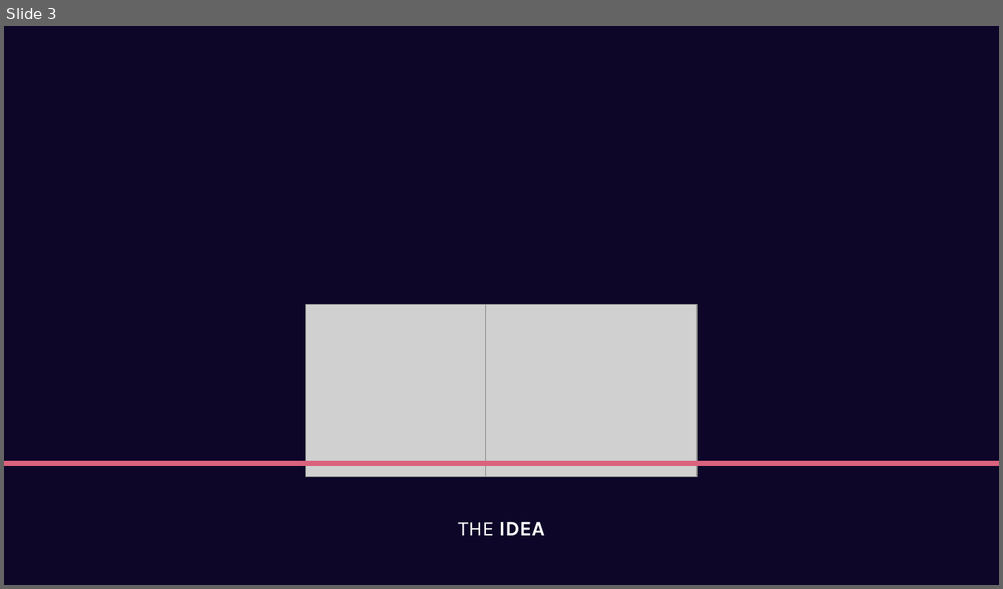
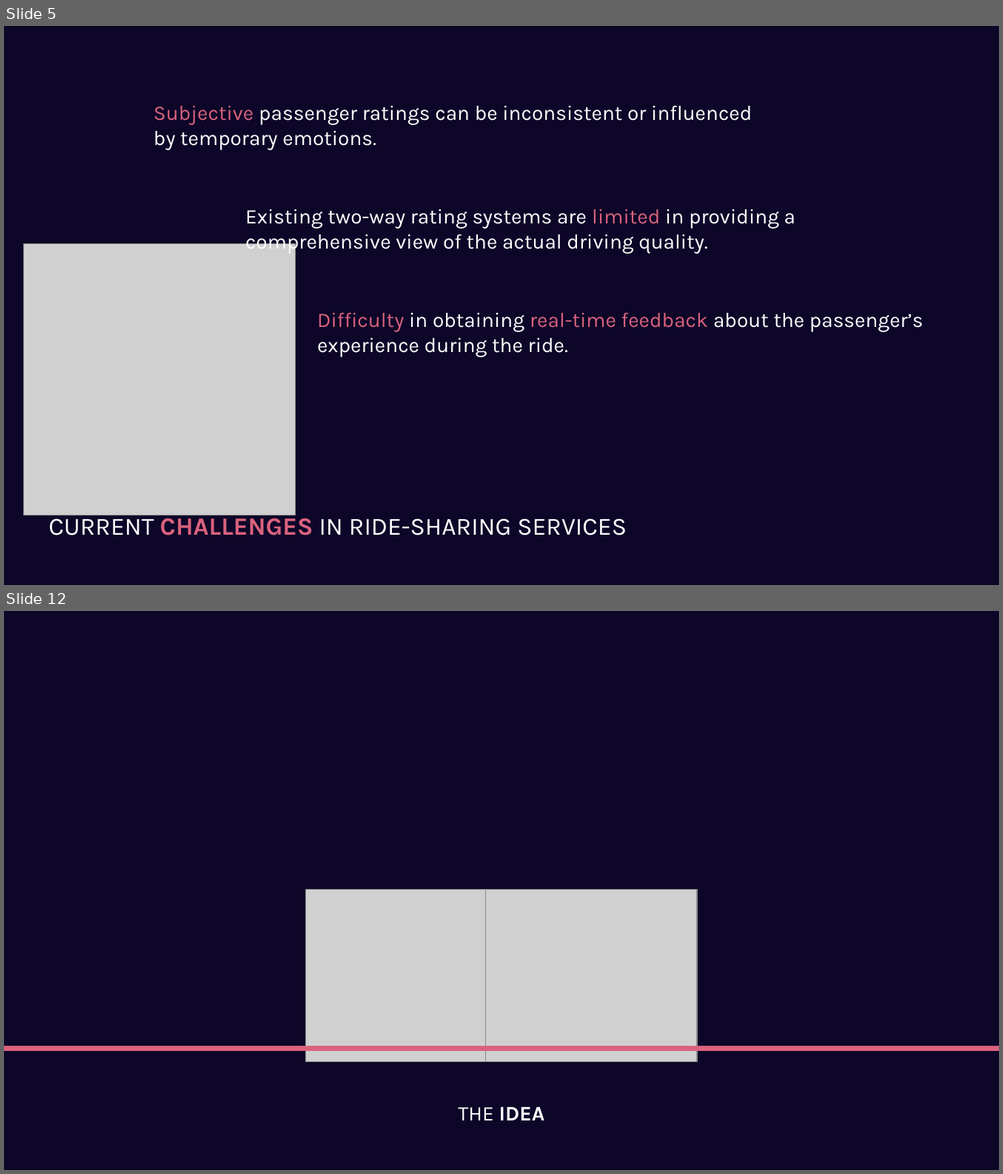
Before and after one commit to GiuseppeSoriano/MoodPilot, a slide deck: Idea/Idea_Presentation.pptx. Shown one above the other, each under a label of ours: slide 3 before the commit, slides 5 and 12 after it; the slides between them are not shown. The pictures are 1003x589 and 1003x1174 pixels, drawn with LibreOffice and Linux fonts; fonts in the diff are those of the drawing; grey boxes stand for pictures. Boxes give left, top, right and bottom in pixels: in the first picture for what was removed or moved away, otherwise in the second. Text is boxed around its words. In the diff, an @@ line names an element or a change of style, - is before the commit and + after.

```diff
--- a/Idea/Idea_Presentation.pptx
+++ b/Idea/Idea_Presentation.pptx
@@ slide 5 added at bbox=[4, 26, 999, 585], background #0D0628 @@
@@ text added at bbox=[153, 105, 751, 150], 20 pt, text #FFFFFF @@
+Subjective passenger ratings can be inconsistent or influenced by temporary emotions.
@@ text added at bbox=[245, 209, 795, 254], 20 pt, text #FFFFFF @@
+Existing two-way rating systems are limited in providing a comprehensive view of the actual driving quality.
@@ picture added at bbox=[23, 244, 295, 515] @@
@@ text added at bbox=[317, 312, 923, 358], 20 pt, text #FFFFFF @@
+Difficulty in obtaining real-time feedback about the passenger’s experience during the ride.
@@ text added at bbox=[48, 513, 626, 536], 24 pt, text #FFFFFF @@
+CURRENT CHALLENGES IN RIDE-SHARING SERVICES
@@ what was slide 3 is now slide 12 @@
```
Also in this commit, not shown: 5 slides changed, 8 other slides added, 4 slides removed, 4 other files.
